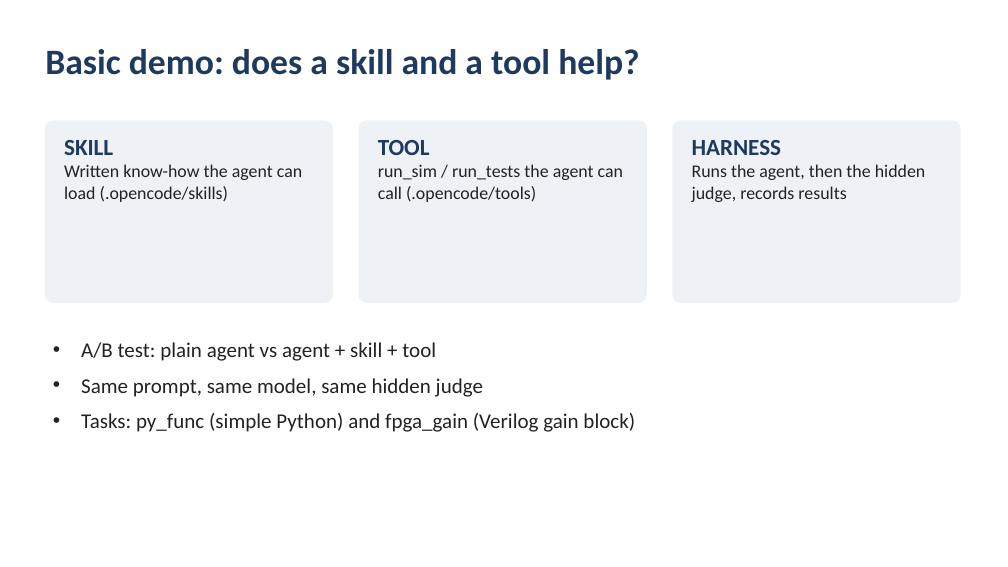
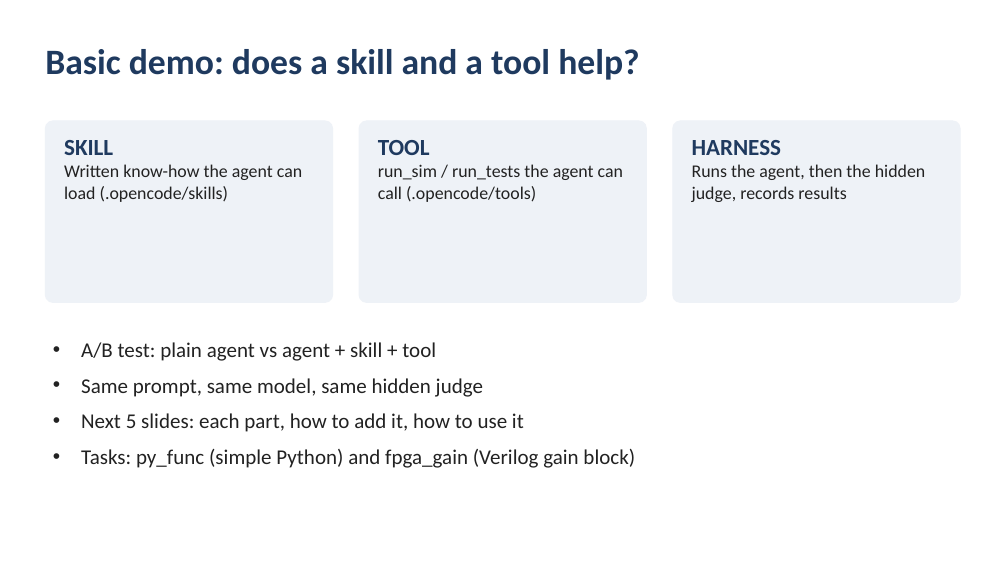
Before and after one commit to SiddharthaKR/testlocal, a slide deck: slide 4 of docs/AI_FPGA_demo_summary.pptx. Drawn at 1008x567 pixels with LibreOffice and Linux fonts; fonts in the diff are those of the drawing. Boxes give left, top, right and bottom in pixels: in the first picture for what was removed or moved away, otherwise in the second. Text is boxed around its words. In the diff, an @@ line names an element or a change of style, - is before the commit and + after.

```diff
--- a/docs/AI_FPGA_demo_summary.pptx
+++ b/docs/AI_FPGA_demo_summary.pptx
@@ text at <box>81,413,524,432</box>: paragraph added @@
+• Next 5 slides: each part, how to add it, how to use it
```
Also in this commit, not shown: 2 other slides changed, 5 slides added.
